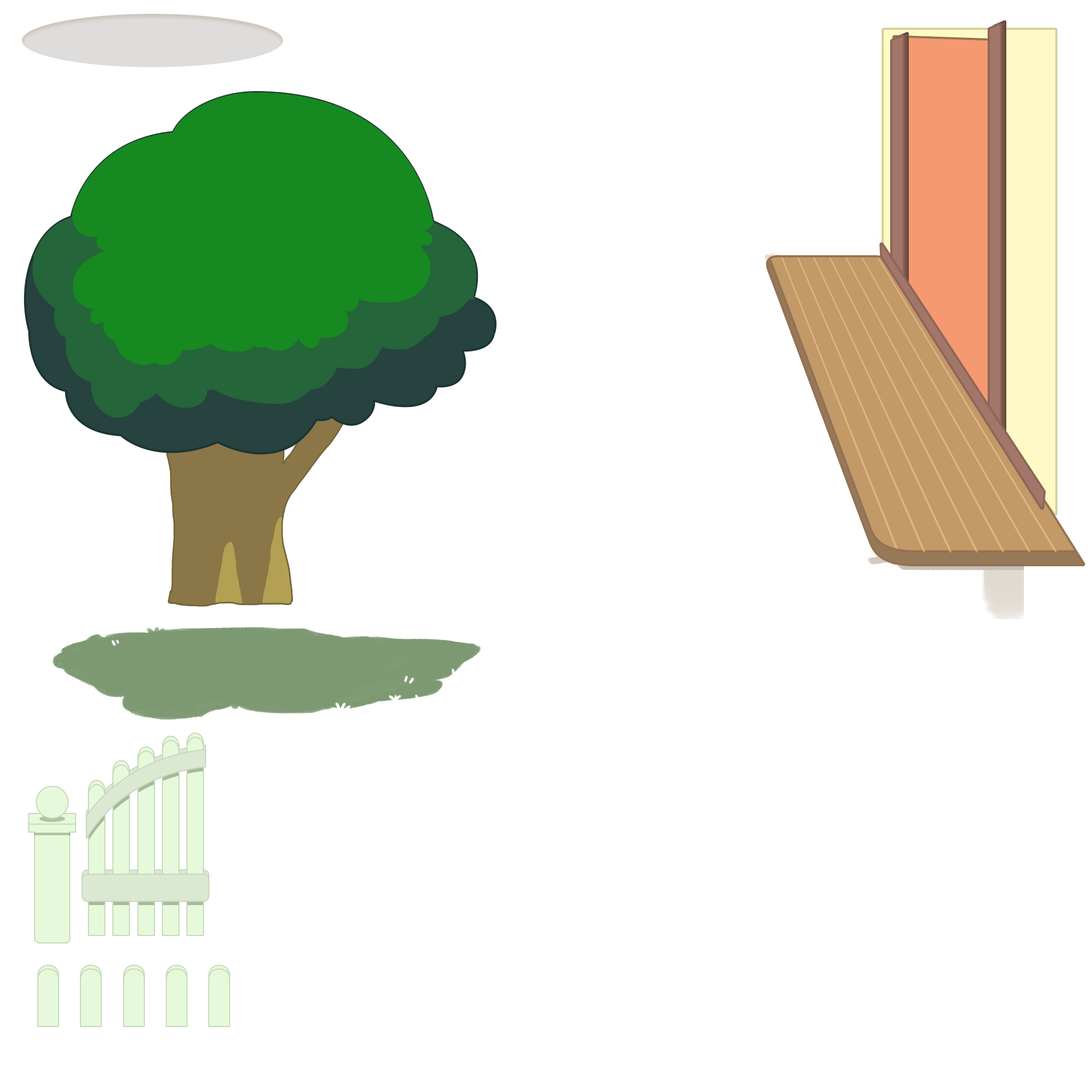
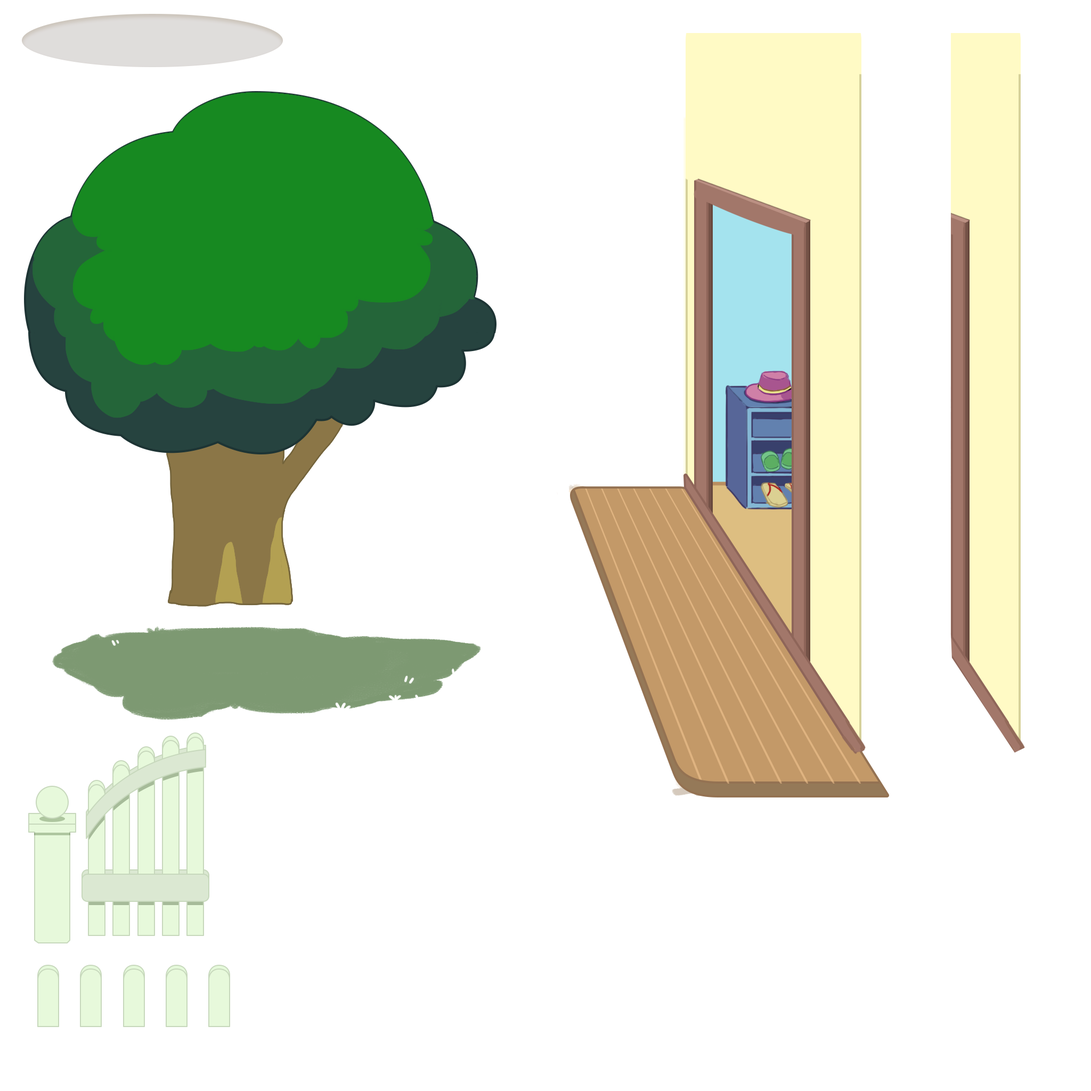
The second 1091×1091 image is a revision of the first. Changes to its layers:
removed group "house" (9 layers) over [752, 20, 1086, 620]
removed layer "Shape 12" from group "house" over [879, 242, 1047, 511]
removed layer "Shape 11 copy 6" from group "house" over [766, 255, 1086, 567]
removed layer "Shape 13 copy 2" (1st of 2, in "house") from group "house" over [988, 22, 1003, 428]
removed layer "Shape 13 copy 2" (2nd of 2, in "house") from group "house" over [993, 20, 1007, 432]
removed layer "Shape 13" from group "house" over [890, 34, 905, 283]
removed layer "Shape 13 copy" from group "house" over [895, 31, 910, 287]
removed layer "Shape 11" from group "house" over [892, 35, 1004, 458]
removed layer "Shape 10" from group "house" over [882, 27, 1058, 516]
removed layer "Layer 18" (was 40%) from group "house" over [752, 43, 1025, 620]
added layer "Layer 72" above "house" over [950, 33, 1026, 754]
added layer "house" above "Background" over [556, 33, 890, 798]
